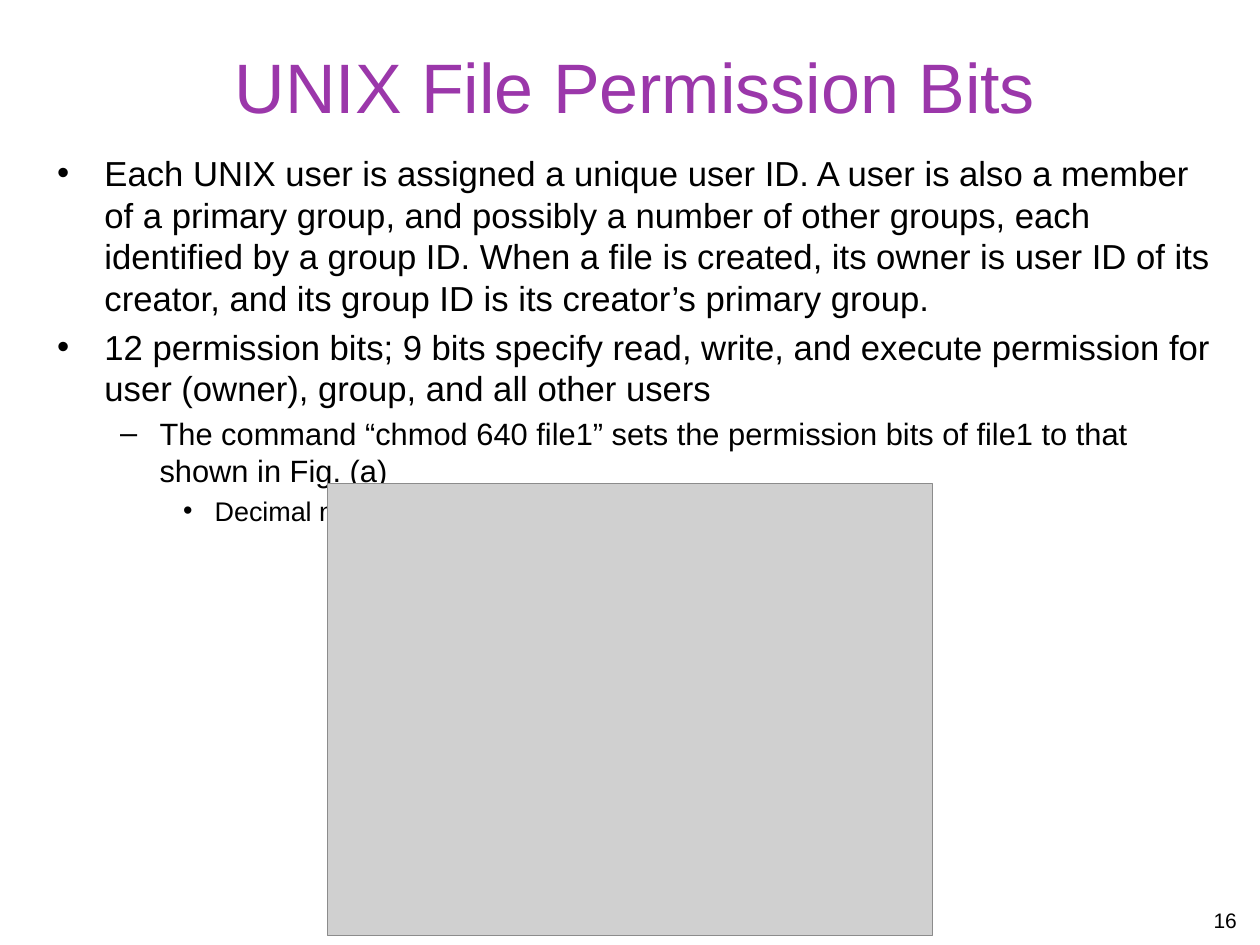
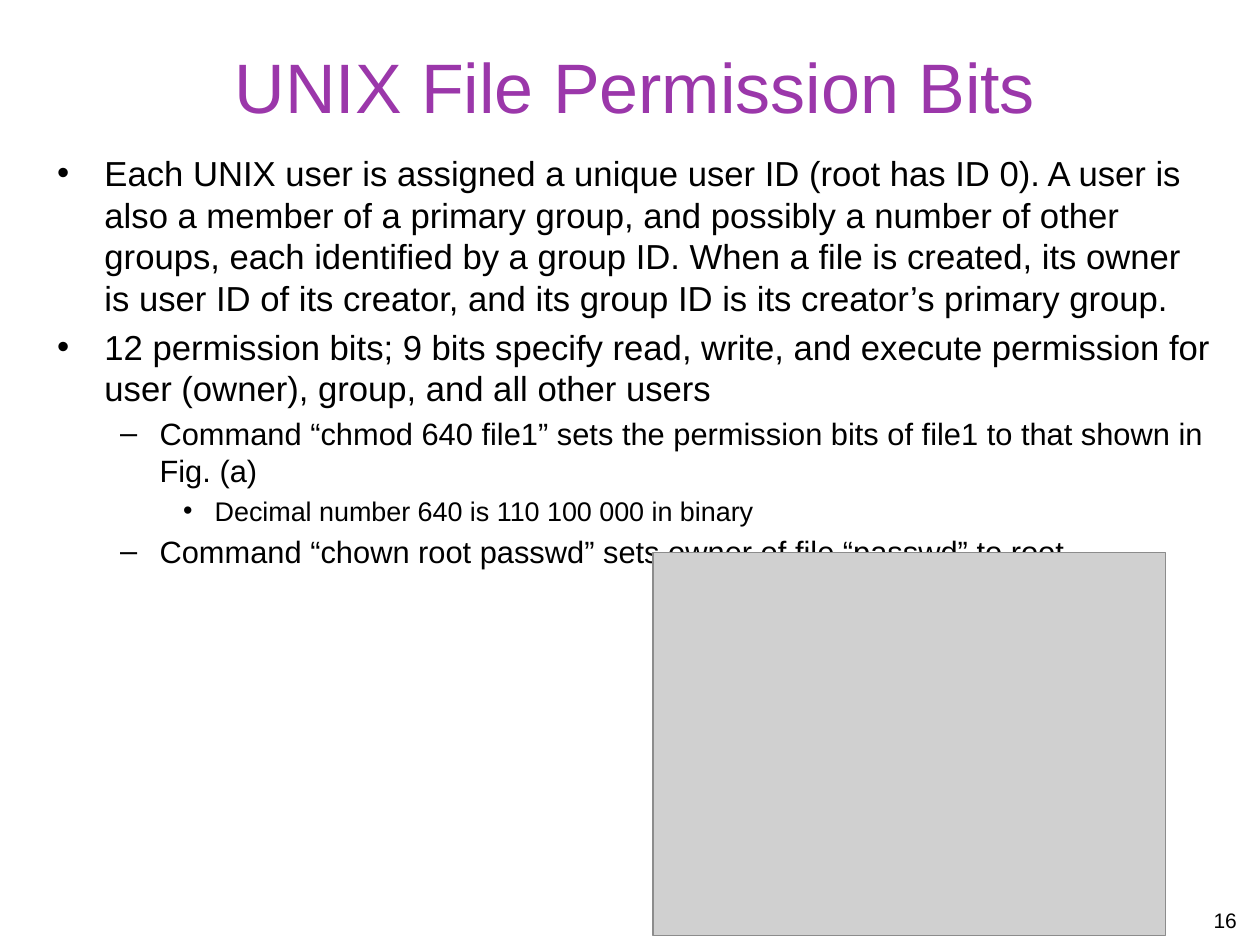
Before and after one commit to gulaoshi/gu.github.io, a slide deck: slide 16 of InfoSec/PPTs/L4-CH04-Access Control.pptx. Drawn at 1260x945 pixels with LibreOffice and Linux fonts; fonts in the diff are those of the drawing; grey boxes stand for pictures. Boxes give left, top, right and bottom in pixels: in the first picture for what was removed or moved away, otherwise in the second. Text is boxed around its words. In the diff, an @@ line names an element or a change of style, - is before the commit and + after.

```diff
--- a/InfoSec/PPTs/L4-CH04-Access Control.pptx
+++ b/InfoSec/PPTs/L4-CH04-Access Control.pptx
@@ text at (104,161,1181,318): text changed @@
-• Each UNIX user is assigned a unique user ID. A user is also a member of a primary group, and possibly a number of other groups, each identified by a group ID. When a file is created, its owner is user ID of its creator, and its group ID is its creator’s primary group.
+• Each UNIX user is assigned a unique user ID (root has ID 0). A user is also a member of a primary group, and possibly a number of other groups, each identified by a group ID. When a file is created, its owner is user ID of its creator, and its group ID is its creator’s primary group.
@@ text at (160,422,1203,488): text changed @@
-  – The command “chmod 640 file1” sets the permission bits of file1 to that shown in Fig. (a)
+  – Command “chmod 640 file1” sets the permission bits of file1 to that shown in Fig. (a)
@@ text at (160,539,1073,569): paragraph added @@
+  – Command “chown root passwd” sets owner of file “passwd” to root.
@@ picture: place and size @@
-picture at (328,484,932,935)
+picture at (653,553,1166,936)
```
Also in this commit, not shown: 1 other slide changed, 1 other file.
